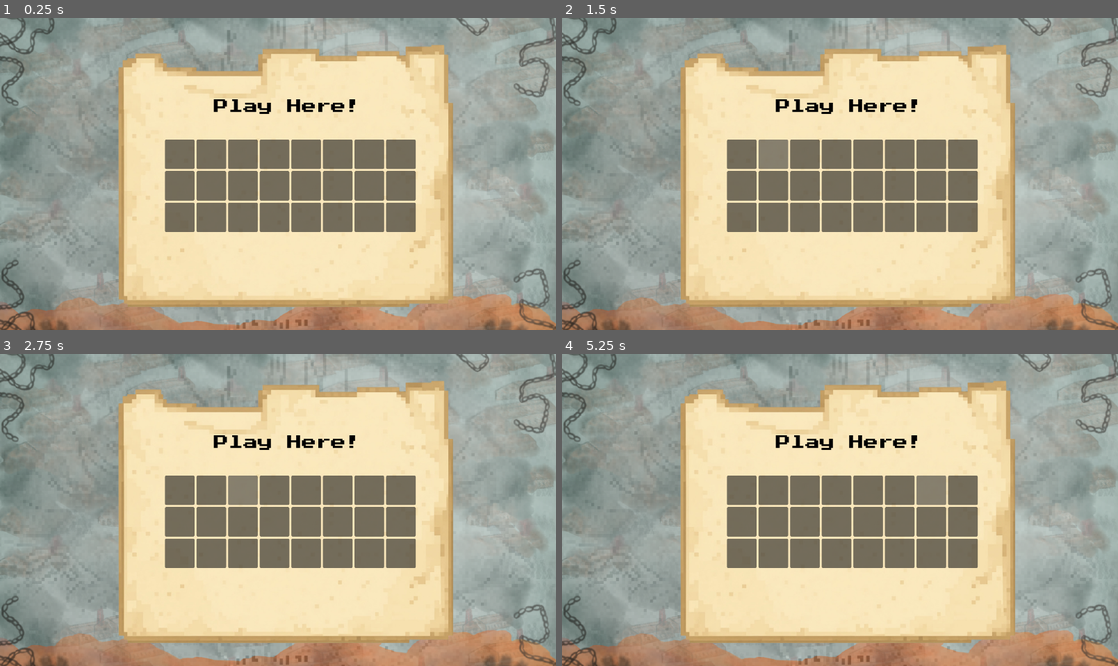
Above: before the commit, frames 1-4 (two rows, left to right).
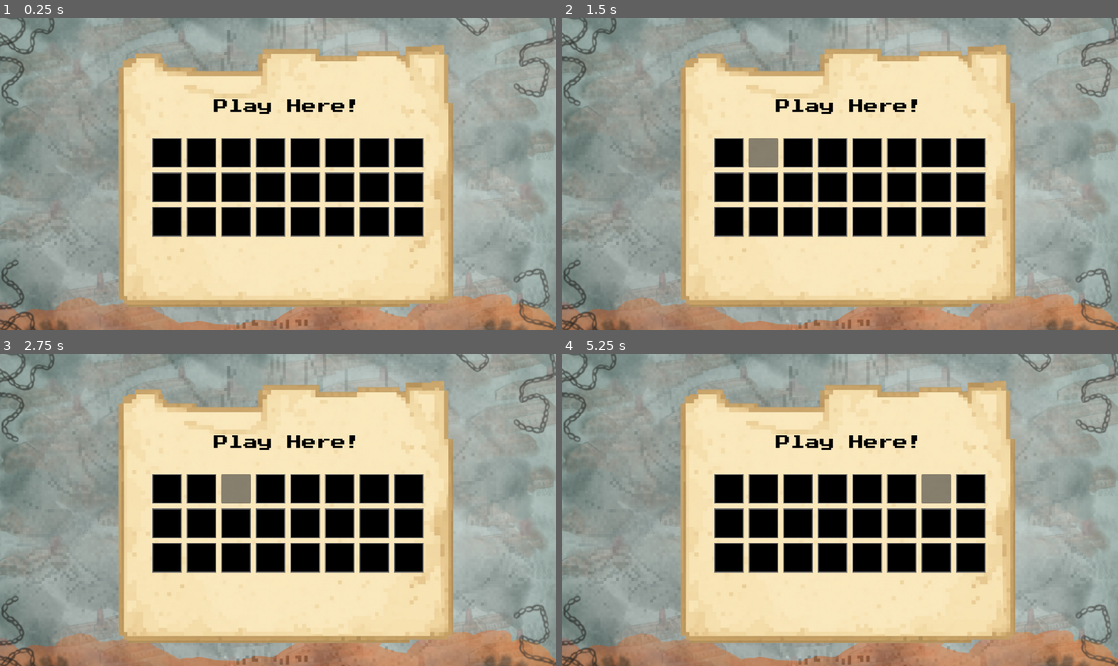
Above: after the commit, the same moments.

Repository: Anya-Gupta2025/legacy_of_truth_game
Game: Godot game, scene res://the_tomb_puzzle/tomb_worldle.tscn
Same seed, same stepped clock (60 frames per second), same inputs: the game is played once before the commit and once after it. This scene is started directly instead of the project's main scene.
Inputs (mouse positions are in pixels of both pictures, inside the frame that each line leads up to; where the layout moved, square brackets give the same spot in the first picture):
- Up to frame 1 (0.25 s): no input
- Up to frame 2 (1.5 s): click (728, 152) [739, 155] at 0.5 s; click (762, 152) [773, 155] at 1.25 s
- Up to frame 3 (2.75 s): click (233, 488) [244, 491] at 2 s
- Up to frame 4 (5.25 s): click (834, 488) [834, 491] at 2.75 s; click (867, 488) [867, 491] at 3.5 s; click (901, 488) [901, 491] at 4.25 s; click (934, 488) [928, 491] at 5 s

The runs differ from the first frame. In frame 1, 14% of the frame differs, in the area x 27-77%, y 38-71%; in frame 2, 14%; in frame 3, 14%; in frame 4, 14%.

Commit message:
Put the squares in with formatting for wordle game thingy

Diff:
--- a/legacy-of-truth/the_tomb_puzzle/tomb_worldle.gd
+++ b/legacy-of-truth/the_tomb_puzzle/tomb_worldle.gd
@@ -4,9 +4,22 @@
 
 # Called when the node enters the scene tree for the first time.
 func _ready() -> void:
+	init_button_styles()
 	reset_game()
 
 func reset_game():
 	for button in buttons:
 		var b = button as Button
 		b.text = ""
+
+func init_button_styles():
+	for button in buttons:
+		var b = button as Button
+		var style = StyleBoxFlat.new()
+		style.bg_color = Color.BLACK
+		style.border_color = Color.DIM_GRAY
+		style.border_width_bottom = 2
+		style.border_width_top = 2
+		style.border_width_right = 2
+		style.border_width_left = 2
+		b.add_theme_stylebox_override("normal", style)
--- a/legacy-of-truth/the_tomb_puzzle/tomb_worldle.tscn
+++ b/legacy-of-truth/the_tomb_puzzle/tomb_worldle.tscn
@@ -17,10 +17,12 @@
 texture = ExtResource("1_7300d")
 
 [node name="GridContainer" type="GridContainer" parent="." unique_id=1874137011]
-offset_left = 353.0
-offset_top = 253.0
-offset_right = 861.0
-offset_bottom = 441.0
+offset_left = 327.0
+offset_top = 250.0
+offset_right = 877.0
+offset_bottom = 450.0
+theme_override_constants/h_separation = 10
+theme_override_constants/v_separation = 10
 columns = 8
 
 [node name="Button" type="Button" parent="GridContainer" unique_id=1001243147]
